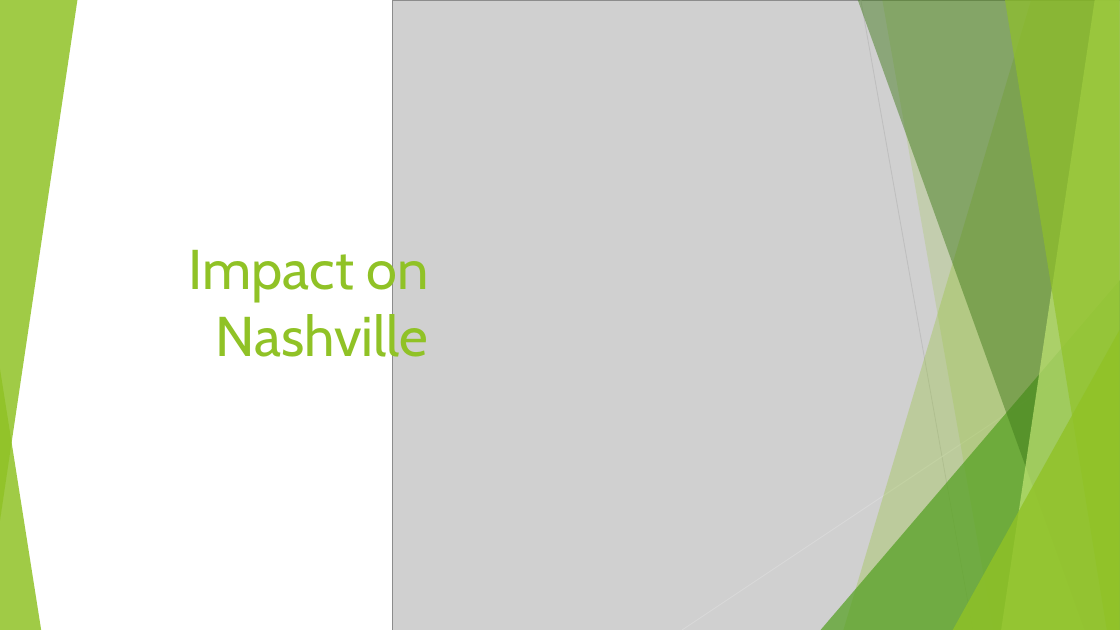
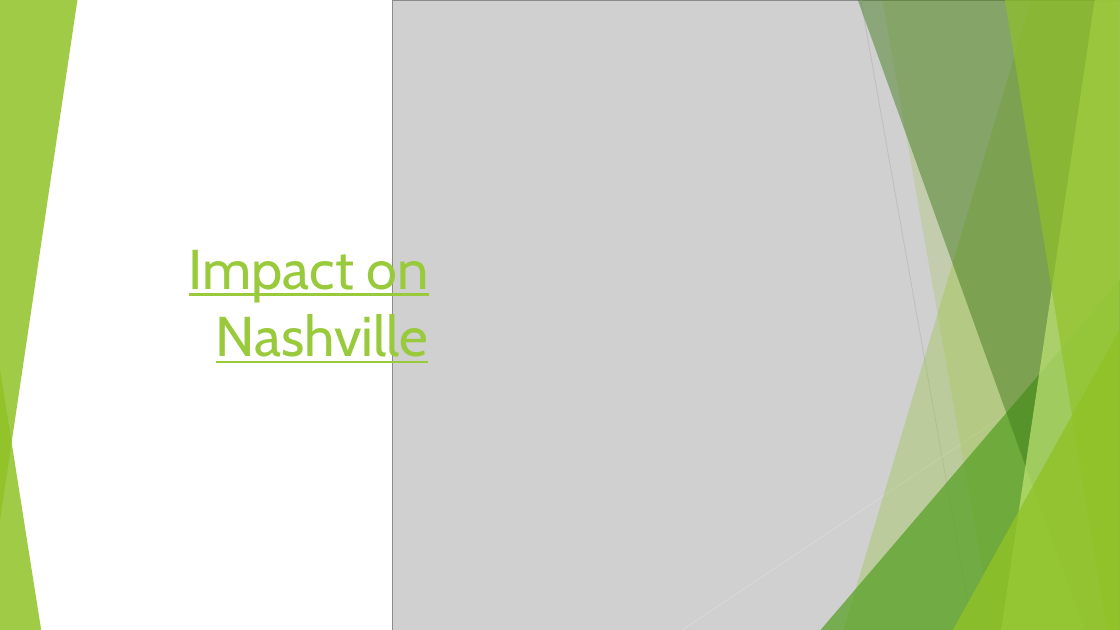
Before and after one commit to latestnight/capstone, a slide deck: slide 7 of food_desert_pp.pptx. Drawn at 1120x630 pixels with LibreOffice and Linux fonts; fonts in the diff are those of the drawing; grey boxes stand for pictures. Boxes give left, top, right and bottom in pixels: in the first picture for what was removed or moved away, otherwise in the second. Text is boxed around its words. In the diff, an @@ line names an element or a change of style, - is before the commit and + after.

```diff
--- a/food_desert_pp.pptx
+++ b/food_desert_pp.pptx
@@ title "Impact on Nashville" at (x1=189, y1=241, x2=429, y2=368): text colour #90C226 to #99CA3C, underline on @@
```
Also in this commit, not shown: 7 slides removed, 4 other files.
